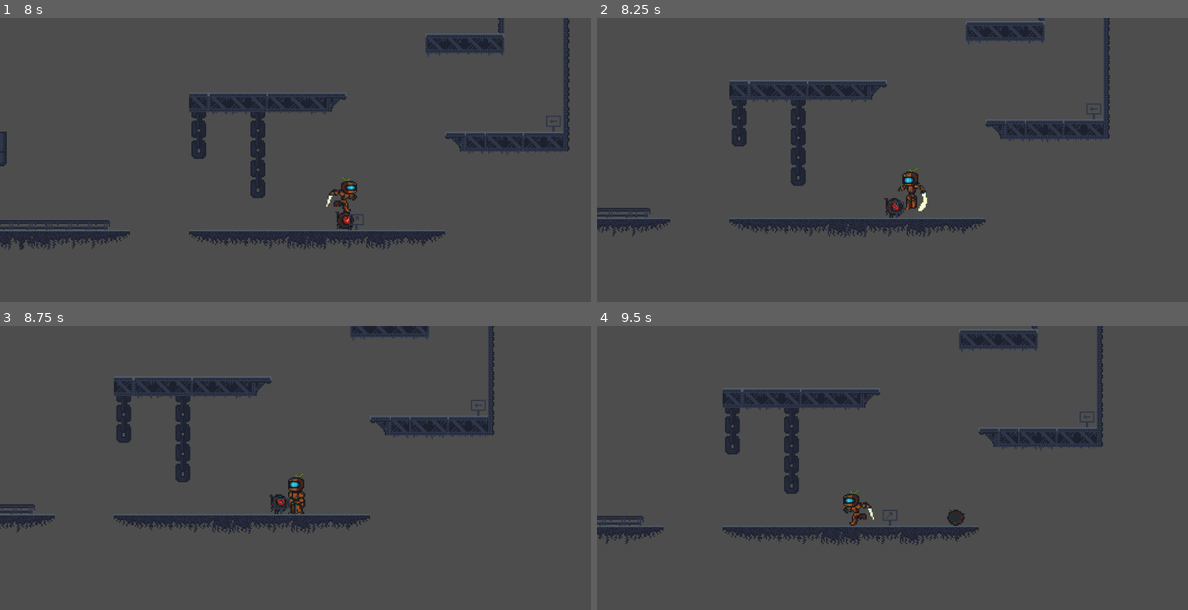
Above: before the commit, frames 1-4 (two rows, left to right).
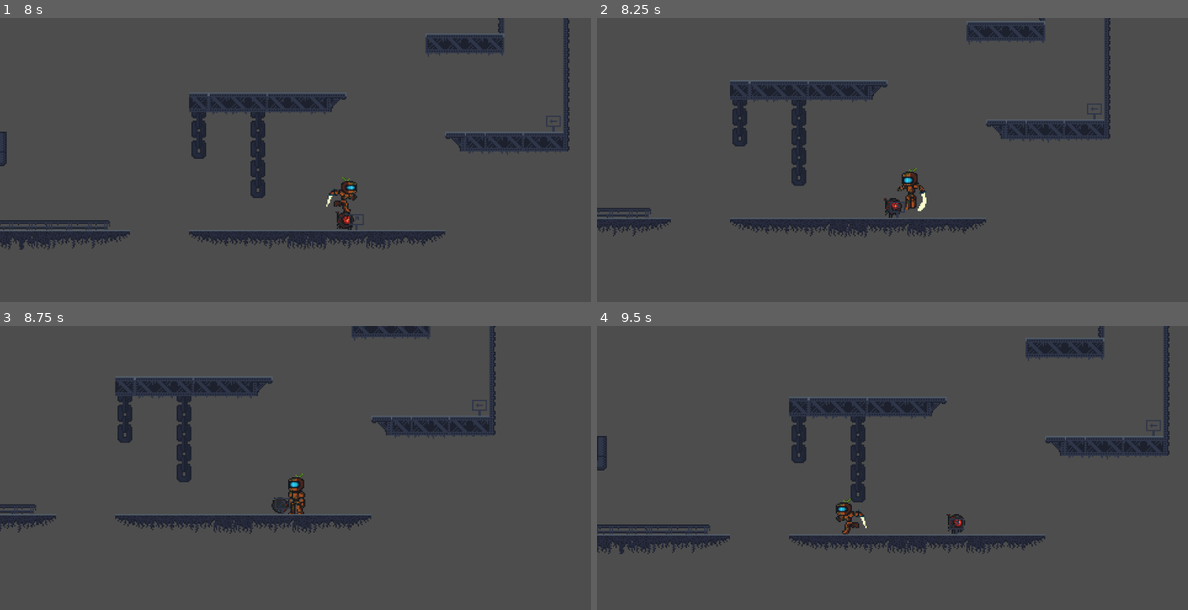
Above: after the commit, the same moments.

Repository: Foxz-Games/GameJam2025Wave
Game: Godot game, scene res://scenes/level_1.tscn
Same seed, same stepped clock (60 frames per second), same inputs: the game is played once before the commit and once after it.
Inputs:
- Up to frame 1 (8 s): hold D (right) 0.53-2.03 s; tap Shift (dash) every 0.75 s from 0.6 to 7.35 s; tap Space (jump) at 0.77, 1.52, 3.02, 3.77, 4.52, 6.02, 6.77, 7.52 s; hold A (left) 2.03-4.28 s; hold D (right) from 4.28 s (still down)
- Up to frame 2 (8.25 s): release D (right) at 8.03 s; hold A (left) from 8.03 s (still down); tap Shift (dash) at 8.1 s
- Up to frame 3 (8.75 s): keep holding A (left)
- Up to frame 4 (9.5 s): keep holding A (left); tap Shift (dash) at 8.85 s; tap Space (jump) at 9.02 s

Frame 1 is identical in both runs. In frame 2, 0.7% of the frame differs, in the area x 0-87%, y 0-78%; in frame 3, 1.5%; in frame 4, 13%, in the area x 0-97%, y 0-81%.

Commit message:
break up attack animation

Diff:
--- a/scenes/Entities/enemy.tscn
+++ b/scenes/Entities/enemy.tscn
@@ -124,9 +124,9 @@
 "duration": 1.0,
 "texture": SubResource("AtlasTexture_vapwl")
 }],
-"loop": false,
+"loop": true,
 "name": &"dash",
-"speed": 5.0
+"speed": 10.0
 }, {
 "frames": [{
 "duration": 1.0,
@@ -173,6 +173,8 @@
 position = Vector2(501, 196)
 sprite_frames = SubResource("SpriteFrames_e3sih")
 animation = &"dash"
+frame = 12
+frame_progress = 1.0
 
 [node name="CollisionShape2D" type="CollisionShape2D" parent="."]
 position = Vector2(501, 197)
--- a/scripts/enemy.gd
+++ b/scripts/enemy.gd
@@ -7,6 +7,7 @@
 @onready var floor_detector_right = $FloorDetection_Right
 @onready var player_detection_left = $PlayerDetection_Left
 @onready var player_detection_right = $PlayerDetection_Right
+
 
 func _ready() -> void:
 	var states: Array[State] = [
--- a/scripts/enemy/enemy_attack_state.gd
+++ b/scripts/enemy/enemy_attack_state.gd
@@ -3,26 +3,50 @@
 static var state_name = "EnemyAttackState"
 
 const DASH_SPEED = 125.0
+const WINDUP_LAST_FRAME = 3  # frames 0-3 are windup
+const ROLL_LAST_FRAME = 8    # frames 4-8 are the rolling motion
+
+var roll_direction := 1.0
 
 func get_state_name() -> String:
 	return state_name
 
 func enter() -> void:
+	if sprite.sprite_frames.get_animation_loop("dash"):
+		sprite.sprite_frames.set_animation_loop("dash", false)
+	sprite.frame = 0
 	sprite.play('dash')
+	roll_direction = -1.0 if sprite.flip_h else 1.0
+	enemy.velocity.x = 0
+
+func _apply_platform_constraints() -> void:
+	if roll_direction < 0 and not enemy.floor_detector_left.is_colliding():
+		roll_direction = 1.0
+		sprite.flip_h = false
+	elif roll_direction > 0 and not enemy.floor_detector_right.is_colliding():
+		roll_direction = -1.0
+		sprite.flip_h = true
 
 func physics_process(_delta: float) -> void:
 	_apply_gravity(_delta)
 
 	if not sprite.is_playing():
-		state_machine.transition(EnemyIdleState.state_name)
+		_handle_post_attack_transition()
 		return
 
-	enemy.velocity.x = -DASH_SPEED if sprite.flip_h else DASH_SPEED
+	var current_frame = sprite.frame
+	if current_frame <= WINDUP_LAST_FRAME:
+		enemy.velocity.x = 0
+		return
 
-	# stay on platform
-	if not enemy.floor_detector_left.is_colliding():
-		enemy.velocity.x = DASH_SPEED
-		sprite.flip_h = false
-	elif not enemy.floor_detector_right.is_colliding():
-		enemy.velocity.x = -DASH_SPEED
-		sprite.flip_h = true
+	if current_frame <= ROLL_LAST_FRAME:
+		_apply_platform_constraints()
+		enemy.velocity.x = DASH_SPEED * roll_direction
+	else:
+		enemy.velocity.x = 0
+
+func _handle_post_attack_transition() -> void:
+	if _is_player_detected():
+		state_machine.transition(EnemyAttackState.state_name)
+	else:
+		state_machine.transition(EnemyPatrolState.state_name)
--- a/scripts/enemy/enemy_state.gd
+++ b/scripts/enemy/enemy_state.gd
@@ -12,3 +12,6 @@
 func _apply_gravity(_delta: float) -> void:
 	if not enemy.is_on_floor_only():
 		enemy.velocity += enemy.get_gravity() * _delta
+
+func _is_player_detected() -> bool:
+	return enemy.player_detection_left.is_colliding() or enemy.player_detection_right.is_colliding()
--- a/scripts/state_machine.gd
+++ b/scripts/state_machine.gd
@@ -32,9 +32,8 @@
 	if new_state == null:
 		push_error("Could not transition to a non-existent state (%s)." % new_state_name)
 		return
-	if current_state_name == new_state_name:
-		push_error("Could not transition to the current state. Ignoring request.")
-		return
+
+	var is_reentering_state = current_state_name == new_state_name
 
 	if is_log_enabled:
 		print("[%s]: Exiting state \"%s\"" % [_parent_node_name, current_state.get_state_name()])
@@ -43,5 +42,6 @@
 	current_state = new_state
 
 	if is_log_enabled:
-		print("[%s]: Entering state \"%s\"" % [_parent_node_name, current_state.get_state_name()])
+		var message = "Re-entering state" if is_reentering_state else "Entering state"
+		print("[%s]: %s \"%s\"" % [_parent_node_name, message, current_state.get_state_name()])
 	current_state.enter()
